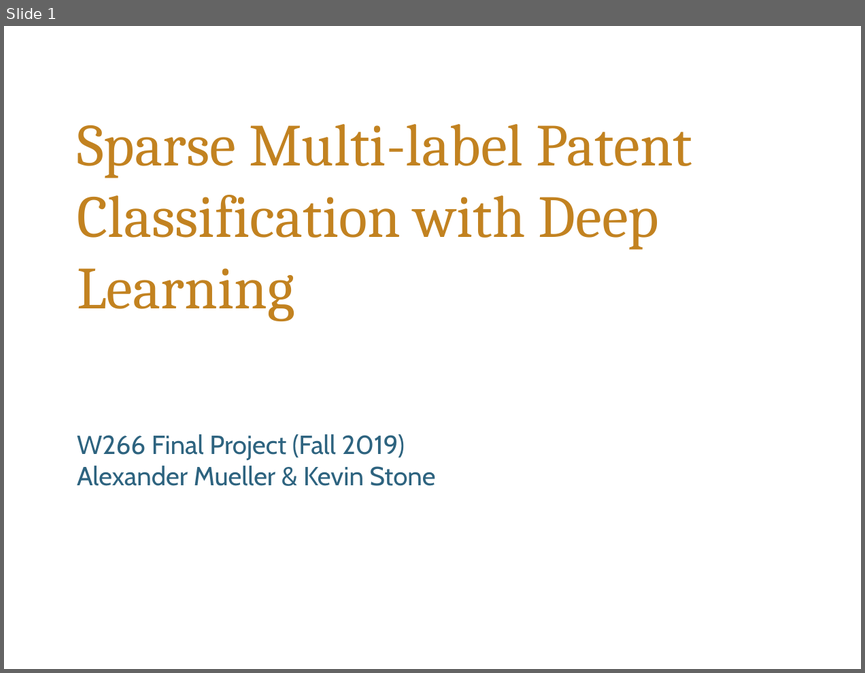
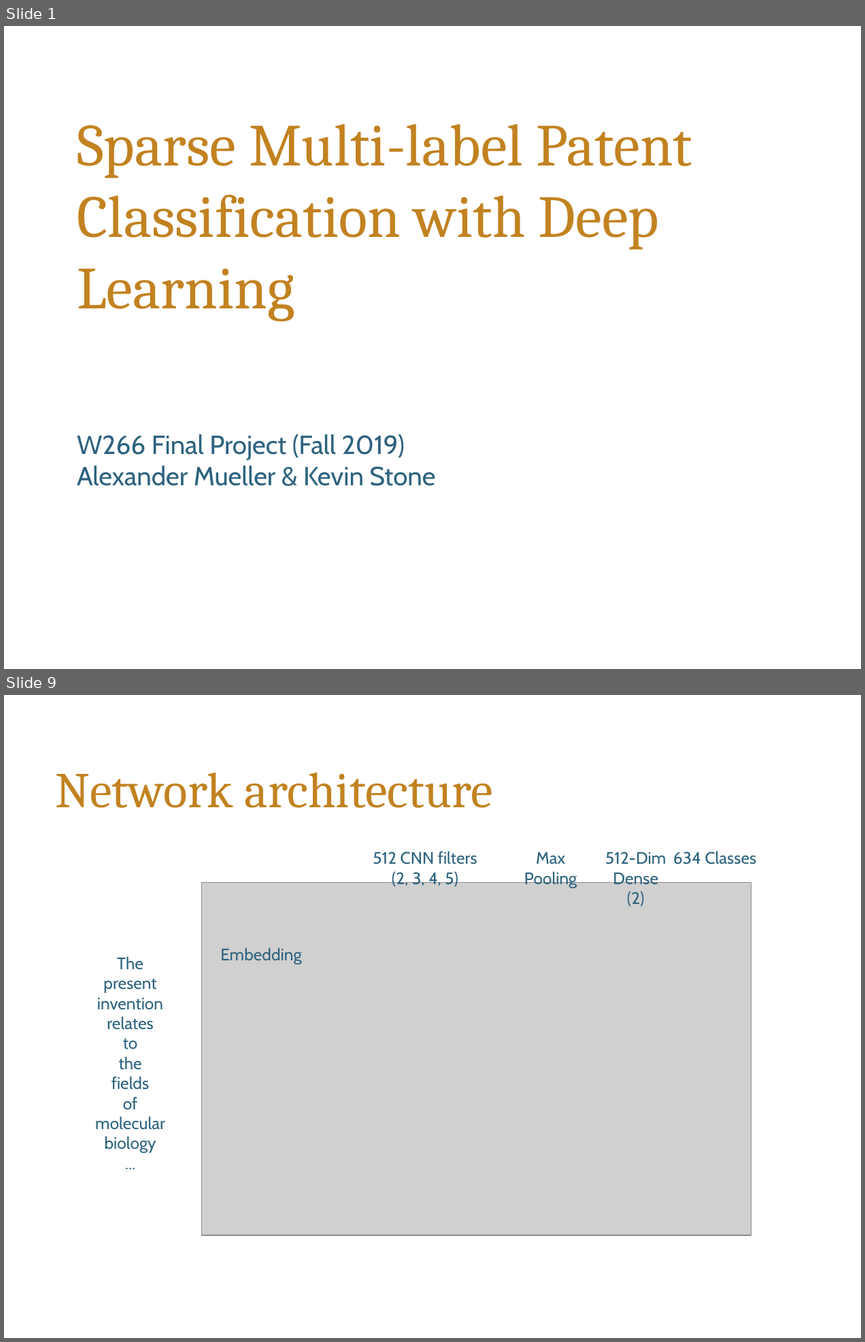
Before and after one commit to alekstoteles/NLP_final_project, a slide deck: W266_final_presentation_multilabel_patent_class_mueller_stone.pptx. Shown one above the other, each under a label of ours: slide 1 before the commit, slides 1 and 9 after it; the slides between them are not shown. The pictures are 865x673 and 865x1342 pixels, drawn with LibreOffice and Linux fonts; fonts in the diff are those of the drawing; grey boxes stand for pictures; background and template pictures are left out. Boxes give left, top, right and bottom in pixels: in the first picture for what was removed or moved away, otherwise in the second. Text is boxed around its words. In the diff, an @@ line names an element or a change of style, - is before the commit and + after.

Commit message:
updated presentation

```diff
--- a/W266_final_presentation_multilabel_patent_class_mueller_stone.pptx
+++ b/W266_final_presentation_multilabel_patent_class_mueller_stone.pptx
@@ slide 9 added at (4,695,861,1338), background #FFFFFF @@
@@ title added at (56,773,494,808), 42 pt, text #C28220 @@
+Network architecture
@@ text added at (373,851,477,887), 14 pt, text #2D637F @@
+512 CNN filters
+(2, 3, 4, 5)
@@ text added at (524,852,577,888), 14 pt, text #2D637F @@
+Max
+Pooling
@@ text added at (605,851,666,906), 14 pt, text #2D637F @@
+512-Dim Dense
+(2)
@@ text added at (673,851,757,864), 14 pt, text #2D637F @@
+634 Classes
@@ picture added at (202,883,751,1235) @@
@@ text added at (95,956,165,1153), 14 pt, text #2D637F @@
+The
+present
+invention
+relates
+to
+the
+fields
+of
+molecular
+biology
+...
@@ text added at (220,947,301,964), 14 pt, text #2D637F @@
+Embedding
```
Also in this commit, not shown: 13 other slides added, 1 slide removed.
